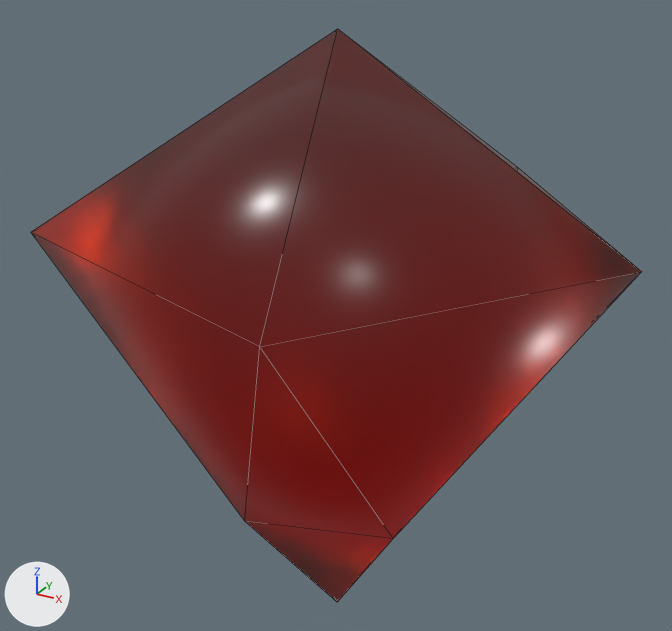
The glTF model models/objs/ruby.gltf: old version first, new version second.
One viewpoint serves both versions: a 50 mm lens placed at (1.296, -2.371, 1.276), pointed at (-0.003, -0.009, 0.095). Every picture has the same lights, and +X, +Y and +Z are marked at lower left. Mesh edges are drawn as thin lines. Vertices at the same position are counted once.

The scene before the commit, as lines of its bpy script (objects in view):
```python
me_icosphere = bpy.data.meshes.new('Icosphere')
me_icosphere.from_pydata(...)  # 12 vertices, 20 faces; spans x -0.72..0.89, y -0.85..0.85, z -1.0..1.0
me_icosphere.materials.append(mat_rubymaterial)  # red #bc0400
ob_icosphere = bpy.data.objects.new('Icosphere', me_icosphere)
ob_icosphere.location = (0.008, -0.02, -0.033)
```
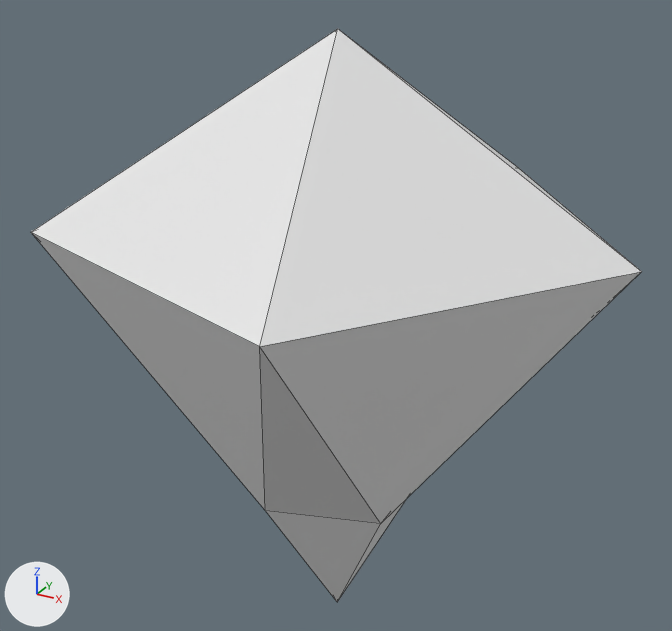
Patch to the scene script:
```diff
--- a/models/objs/ruby.gltf.py
+++ b/models/objs/ruby.gltf.py
@@ me_icosphere @@
 me_icosphere.from_pydata(...)  # 12 vertices, 20 faces; spans x -0.72..0.89, y -0.85..0.85, z -1.0..1.0
 # used by ob_icosphere; location = (0.008, -0.02, -0.033)
-me_icosphere.vertices[1].co = (0.32, -0.23, -0.45)  # pixel (393, 538)
-me_icosphere.vertices[2].co = (-0.12, -0.38, -0.45)  # pixel (244, 521)
-me_icosphere.vertices[3].co = (-0.4, 0.0, -0.45)
-me_icosphere.vertices[4].co = (-0.12, 0.38, -0.45)
-me_icosphere.vertices[5].co = (0.32, 0.23, -0.45)
-me_icosphere.materials.append(mat_rubymaterial)  # red #bc0400
+# me_icosphere part 1
+me_icosphere.vertices[1].co = (0.25, -0.18, -0.45)  # pixel (380, 523)
+me_icosphere.vertices[2].co = (-0.1, -0.3, -0.45)  # pixel (265, 510)
+me_icosphere.vertices[3].co = (-0.31, 0.0, -0.45)
+me_icosphere.vertices[4].co = (-0.1, 0.3, -0.45)
+me_icosphere.vertices[5].co = (0.25, 0.18, -0.45)
+# me_icosphere part 2: 15 of the faces centred in x -0.61..0.51, y -0.49..0.49, z -0.63..0.63 are now shaded flat
```

Changed parts and their boxes (x1, y1, x2, y2) in the pictures (672 x 631 px; the box of a moved part takes in the faces that stretch with it):
'Icosphere', recoloured, reshaped, shading changed (red to white)
    both: (31, 29, 642, 602)
part 1 of me_icosphere, moved or reshaped
    both: (31, 232, 641, 602)
part 2 of me_icosphere, shading changed
    both: (32, 29, 642, 346)
